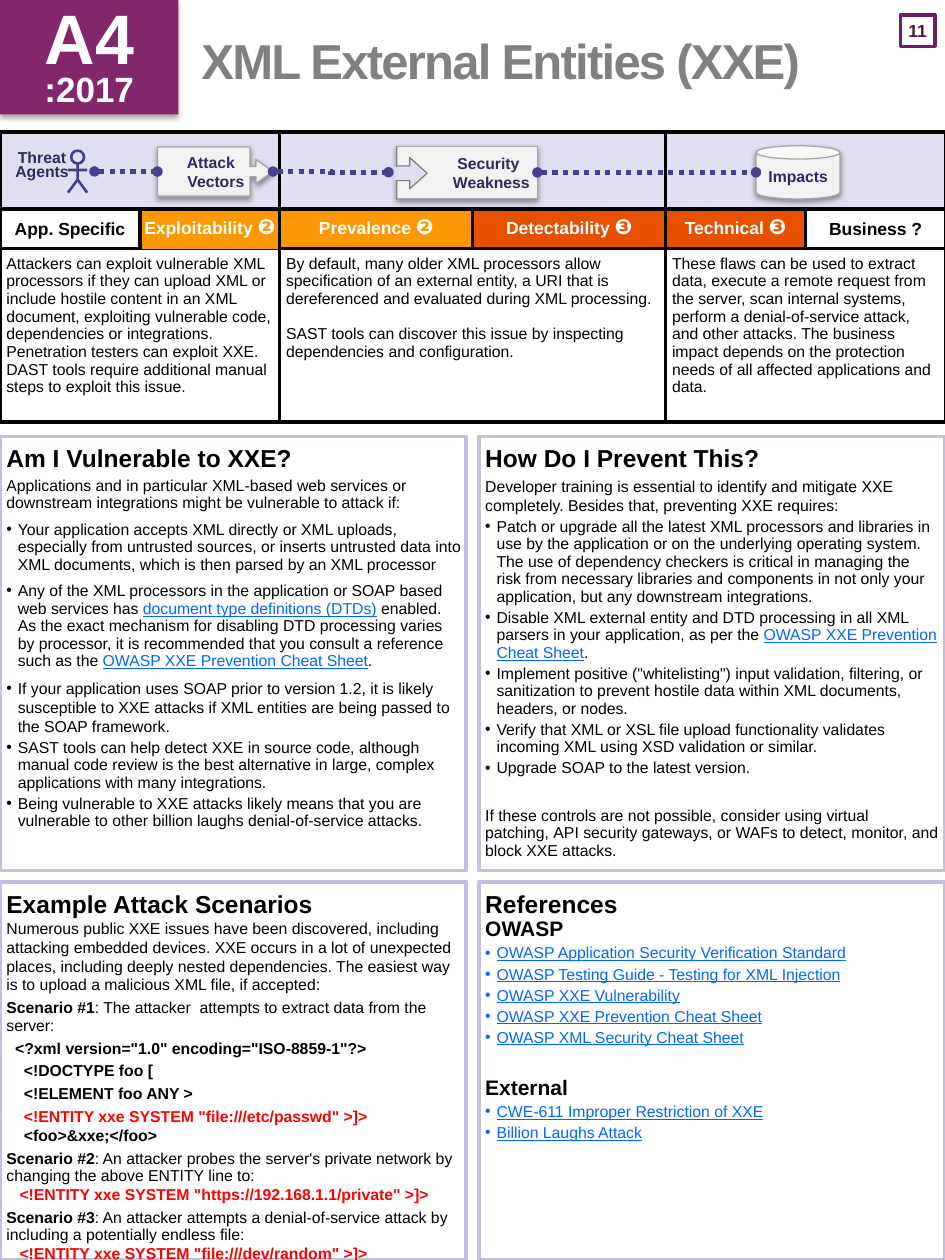
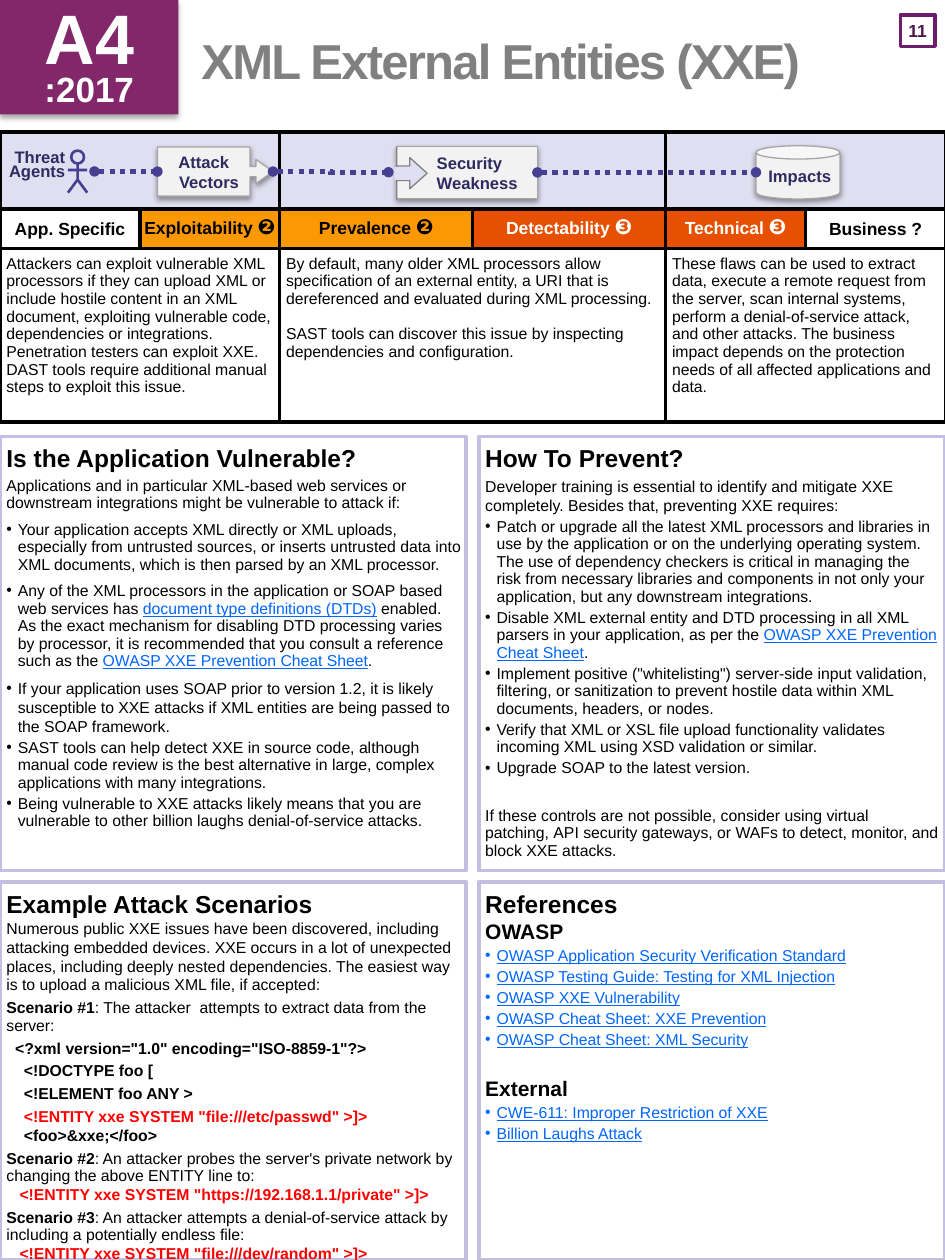
Before and after one commit to OWASP/Top10, a slide deck: slide 12 of 2017/OWASP Top 10 2017 GM (en).pptx. Drawn at 945x1260 pixels with LibreOffice and Linux fonts; fonts in the diff are those of the drawing. Boxes give left, top, right and bottom in pixels: in the first picture for what was removed or moved away, otherwise in the second. Text is boxed around its words. In the diff, an @@ line names an element or a change of style, - is before the commit and + after.

Commit message:
Updated 'OWASP Top 10 2017 GM (en)': PPTX and PDF
OWASP Top 10 2017 GM (en).pptx
OWASP Top 10 2017 GM (en).pdf

```diff
--- a/2017/OWASP Top 10 2017 GM (en).pptx
+++ b/2017/OWASP Top 10 2017 GM (en).pptx
@@ table at (0, 132, 945, 422) @@
@@ text colour #FFFFFF to #000000 in "Exploitability ❷", "Prevalence ❷" @@
@@ borders changed @@
@@ text "Threat Agents" at (9, 151, 66, 181): size 9 to 9.5 pt; alignment centre to right @@
@@ size 9 to 9.5 pt in 3 elements at (756, 146, 840, 199), (158, 147, 273, 197), (397, 146, 538, 199) @@
@@ text at (6, 449, 356, 472): text changed @@
-Am I Vulnerable to XXE?
+Is the Application Vulnerable?
@@ text at (485, 450, 684, 468): text changed @@
-How Do I Prevent This?
+How To Prevent?
@@ text at (18, 523, 460, 574): text changed @@
-• Your application accepts XML directly or XML uploads, especially from untrusted sources, or inserts untrusted data into XML documents, which is then parsed by an XML processor
+• Your application accepts XML directly or XML uploads, especially from untrusted sources, or inserts untrusted data into XML documents, which is then parsed by an XML processor.
@@ text at (497, 667, 927, 716): text changed @@
-• Implement positive ("whitelisting") input validation, filtering, or sanitization to prevent hostile data within XML documents, headers, or nodes.
+• Implement positive ("whitelisting") server-side input validation, filtering, or sanitization to prevent hostile data within XML documents, headers, or nodes.
@@ text at (485, 924, 563, 940): line spacing 10pt to 0.8 @@
@@ text at (497, 970, 836, 986): text changed @@
-• OWASP Testing Guide - Testing for XML Injection
+• OWASP Testing Guide: Testing for XML Injection
@@ text at (497, 1012, 766, 1049): text changed @@
-• OWASP XXE Prevention Cheat Sheet
-• OWASP XML Security Cheat Sheet
+• OWASP Cheat Sheet: XXE Prevention
+• OWASP Cheat Sheet: XML Security
@@ text at (497, 1106, 768, 1122): text changed @@
-• CWE-611 Improper Restriction of XXE
+• CWE-611: Improper Restriction of XXE
```
Also in this commit, not shown: 25 other slides changed, 1 slide added, 1 other file.
